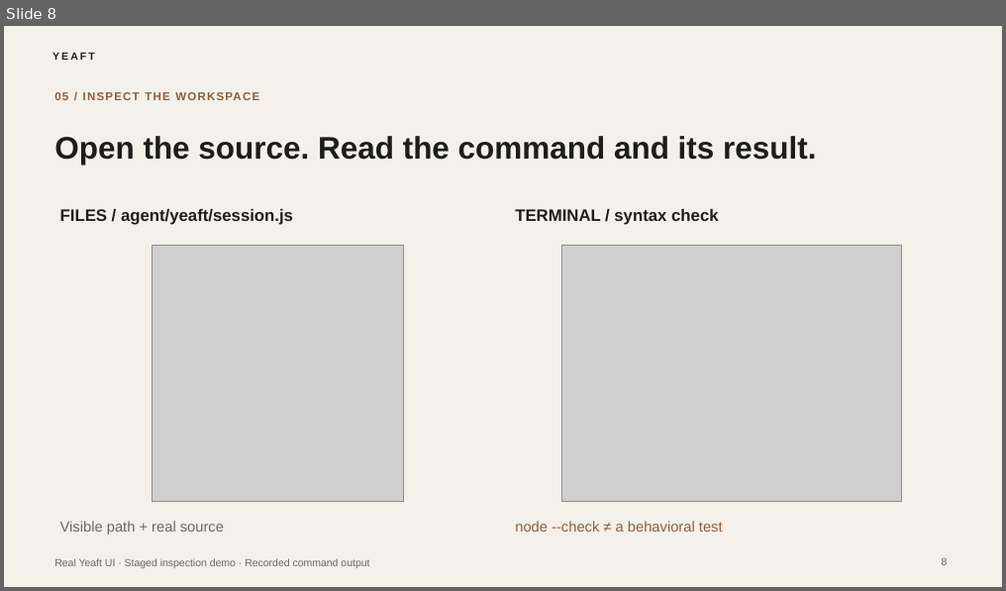
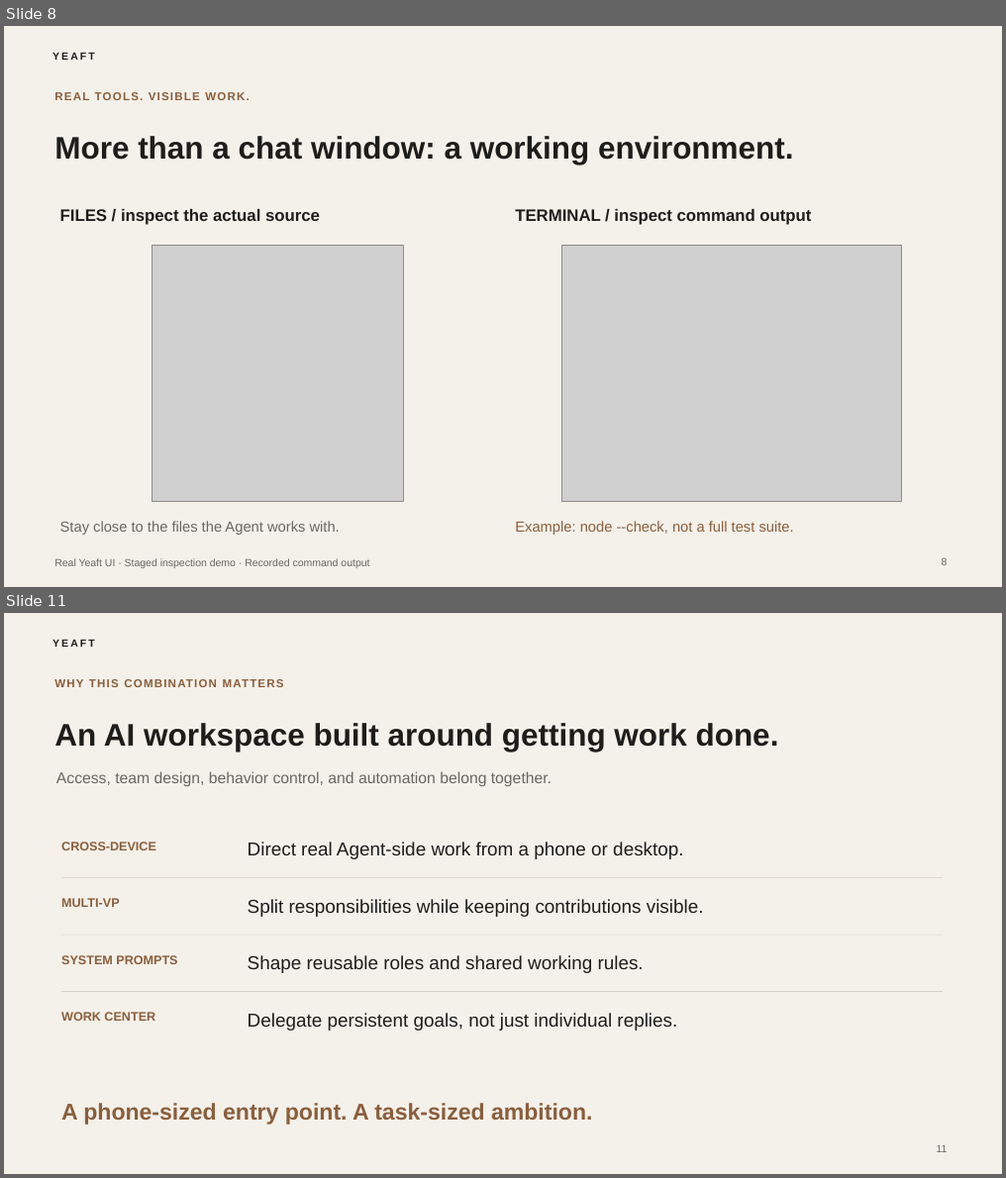
Before and after one commit to yeaft/claude-web-chat, a slide deck: artifacts/showcase/yeaft-editorial-minimal.pptx. Shown one above the other, each under a label of ours: slide 8 before the commit, slides 8 and 11 after it; the slides between them are not shown. The pictures are 1006x591 and 1006x1178 pixels, drawn with LibreOffice and Linux fonts; fonts in the diff are those of the drawing; grey boxes stand for pictures. Boxes give left, top, right and bottom in pixels: in the first picture for what was removed or moved away, otherwise in the second. Text is boxed around its words. In the diff, an @@ line names an element or a change of style, - is before the commit and + after.

Commit message:
docs: lead showcase with cross-device AI teams and task automation

```diff
--- a/artifacts/showcase/yeaft-editorial-minimal.pptx
+++ b/artifacts/showcase/yeaft-editorial-minimal.pptx
@@ slide 11 added at bbox=[4, 613, 1002, 1174], background #F4F1EA; not listed: 1 template element that a slide beside it also shows @@
@@ text added at bbox=[54, 674, 945, 692], 11 pt, text #8B5E3C, bold @@
+WHY THIS COMBINATION MATTERS
@@ text added at bbox=[54, 723, 779, 752], 30 pt, text #1D1D1B, bold @@
+An AI workspace built around getting work done.
@@ text added at bbox=[56, 771, 551, 786], 15 pt, text #686761 @@
+Access, team design, behavior control, and automation belong together.
@@ text added at bbox=[61, 842, 156, 851], 12 pt, text #8B5E3C, bold @@
+CROSS-DEVICE
@@ text added at bbox=[248, 842, 683, 860], 18 pt, text #1D1D1B @@
+Direct real Agent-side work from a phone or desktop.
@@ line added from (61, 878) to (943, 878), #D7D2C8 0.6 pt @@
@@ text added at bbox=[61, 898, 119, 907], 12 pt, text #8B5E3C, bold @@
+MULTI-VP
@@ text added at bbox=[248, 899, 704, 917], 18 pt, text #1D1D1B @@
+Split responsibilities while keeping contributions visible.
@@ line added from (61, 935) to (943, 935), #D7D2C8 0.6 pt @@
@@ text added at bbox=[61, 956, 177, 964], 12 pt, text #8B5E3C, bold @@
+SYSTEM PROMPTS
@@ text added at bbox=[248, 956, 644, 973], 18 pt, text #1D1D1B @@
+Shape reusable roles and shared working rules.
@@ line added from (61, 992) to (943, 992), #D7D2C8 0.6 pt @@
@@ text added at bbox=[61, 1012, 155, 1021], 12 pt, text #8B5E3C, bold @@
+WORK CENTER
@@ text added at bbox=[248, 1013, 677, 1031], 18 pt, text #1D1D1B @@
+Delegate persistent goals, not just individual replies.
@@ text added at bbox=[61, 1103, 592, 1125], 22 pt, text #8B5E3C, bold @@
+A phone-sized entry point. A task-sized ambition.
@@ page number added at bbox=[937, 1146, 947, 1153], 10 pt, text #686761 @@
+11
@@ slide 8 changed as well @@
@@ text at bbox=[54, 136, 794, 165]: text changed @@
-Open the source. Read the command and its result.
+More than a chat window: a working environment.
@@ text at bbox=[60, 209, 320, 225]: text changed @@
-FILES / agent/yeaft/session.js
+FILES / inspect the actual source
@@ text at bbox=[515, 209, 811, 225]: text changed @@
-TERMINAL / syntax check
+TERMINAL / inspect command output
@@ text at bbox=[60, 521, 340, 535]: text changed @@
-Visible path + real source
+Stay close to the files the Agent works with.
@@ text at bbox=[515, 521, 794, 535]: text changed @@
-node --check ≠ a behavioral test
+Example: node --check, not a full test suite.
@@ text at bbox=[54, 559, 76, 567]: text changed @@
-05 / INSPECT THE WORKSPACE
+REAL TOOLS. VISIBLE WORK.
```
Also in this commit, not shown: 7 other slides changed, 3 other slides added, 4 slides removed, 12 other files.
